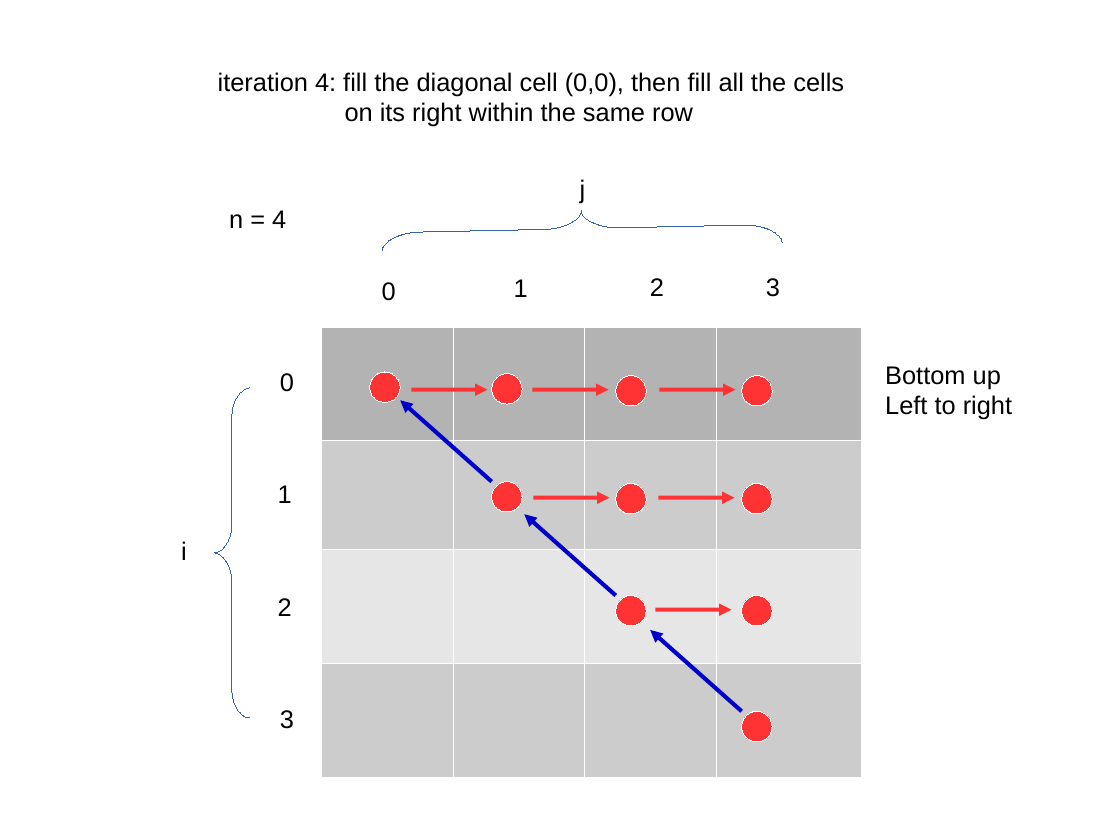
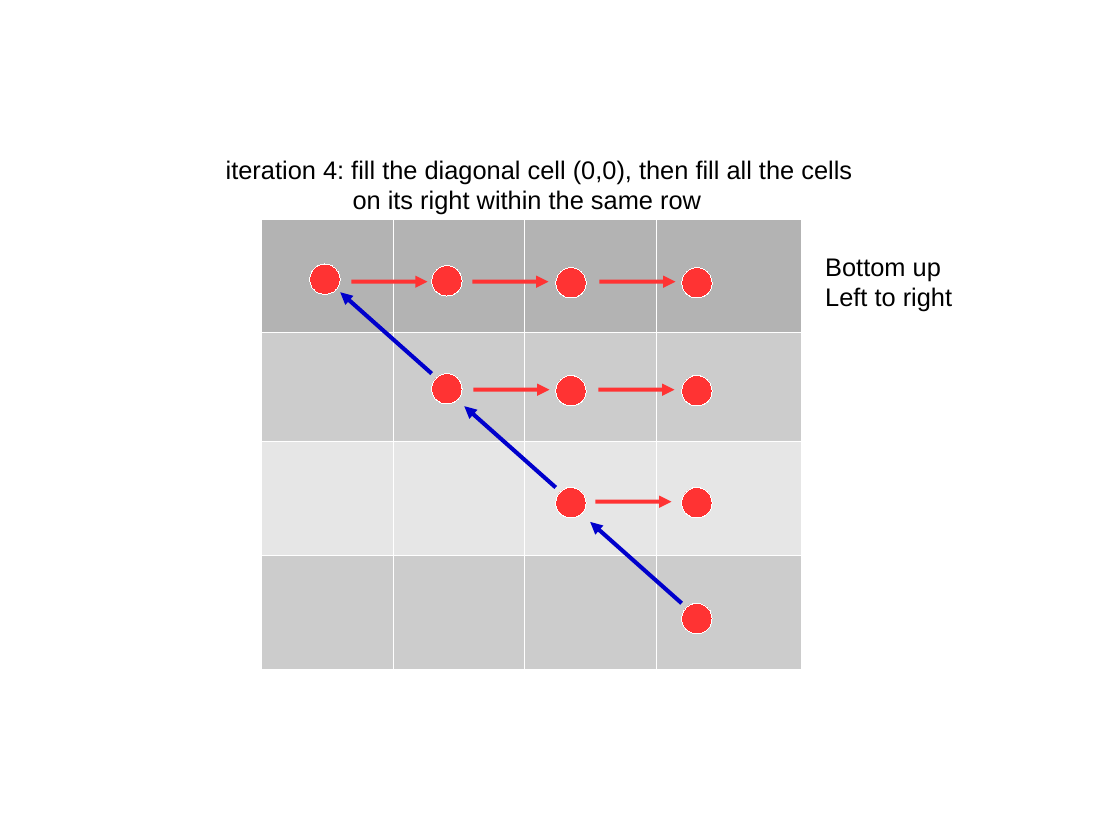
Before and after one commit to imsure/tech-interview-prep, a slide deck: slide 5 of leetcode/writing/730/730_Table_Fill.odp. Drawn at 1120x840 pixels with LibreOffice and Linux fonts; fonts in the diff are those of the drawing. Boxes give left, top, right and bottom in pixels: in the first picture for what was removed or moved away, otherwise in the second. Text is boxed around its words. In the diff, an @@ line names an element or a change of style, - is before the commit and + after.

```diff
--- a/leetcode/writing/730/730_Table_Fill.odp
+++ b/leetcode/writing/730/730_Table_Fill.odp
@@ text "iteration 4: fill the diagonal ...": place and size @@
-text "iteration 4: fill the diagonal ..." at [218,72,844,127]
+text "iteration 4: fill the diagonal ..." at [226,160,852,215]
@@ text removed at [580,179,586,203] @@
-j
@@ freeform shape removed at [381,207,782,251] @@
@@ text removed at [229,210,286,228] @@
-n = 4
@@ table: place and size @@
-table at [322,327,861,777]
+table at [262,220,801,670]
@@ ellipse: place and size @@
-ellipse at [370,372,400,402]
+ellipse at [310,264,340,295]
@@ ellipse: place and size @@
-ellipse at [616,596,646,626]
+ellipse at [432,265,462,296]
@@ ellipse: place and size @@
-ellipse at [742,711,772,742]
+ellipse at [556,267,586,298]
@@ ellipse: place and size @@
-ellipse at [492,482,522,512]
+ellipse at [682,267,712,298]
@@ text "Bottom up": place and size @@
-text "Bottom up" at [885,366,1012,420]
+text "Bottom up" at [825,258,952,312]
@@ arrow moved from (742, 711) - (650, 630) to (432, 374) - (340, 293) @@
@@ arrow moved from (412, 389) - (488, 389) to (352, 282) - (428, 282) @@
@@ text removed at [382,282,396,301] @@
-0
@@ arrow moved from (656, 610) - (732, 610) to (473, 282) - (549, 282) @@
@@ text removed at [514,279,528,297] @@
-1
@@ arrow moved from (659, 498) - (735, 498) to (600, 282) - (676, 282) @@
@@ text removed at [650,278,664,296] @@
-2
@@ text removed at [766,278,780,297] @@
-3
@@ freeform shape removed at [214,388,250,719] @@
@@ text removed at [280,373,294,392] @@
-0
@@ 3 ellipses, 2 arrows: place and size @@
-3 ellipses, 2 arrows at [492,374,772,407]
+3 ellipses, 2 arrows at [432,374,712,407]
@@ arrow moved from (492, 482) - (400, 400) to (556, 488) - (464, 407) @@
@@ text removed at [278,485,292,503] @@
-1
@@ ellipse: place and size @@
-ellipse at [616,484,646,514]
+ellipse at [556,488,586,518]
@@ arrow moved from (534, 498) - (610, 498) to (596, 502) - (672, 502) @@
@@ ellipse: place and size @@
-ellipse at [742,484,772,514]
+ellipse at [682,488,712,518]
@@ arrow moved from (616, 596) - (524, 514) to (682, 604) - (590, 522) @@
@@ text removed at [181,541,187,560] @@
-i
@@ text removed at [278,598,292,616] @@
-2
@@ ellipse: place and size @@
-ellipse at [742,596,772,626]
+ellipse at [682,604,712,634]
@@ text removed at [280,710,294,729] @@
-3
```
Also in this commit, not shown: 4 other slides changed, 2 slides added, 1 slide removed, 18 other files.
